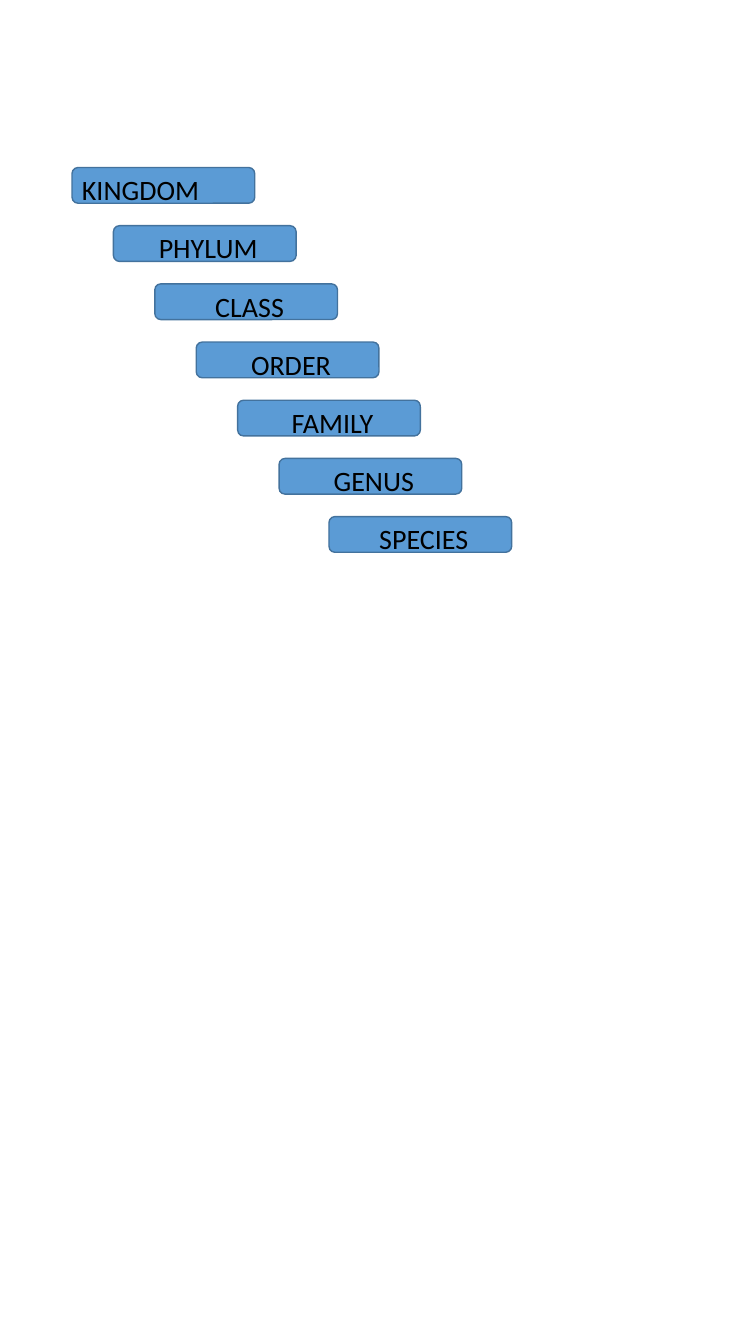
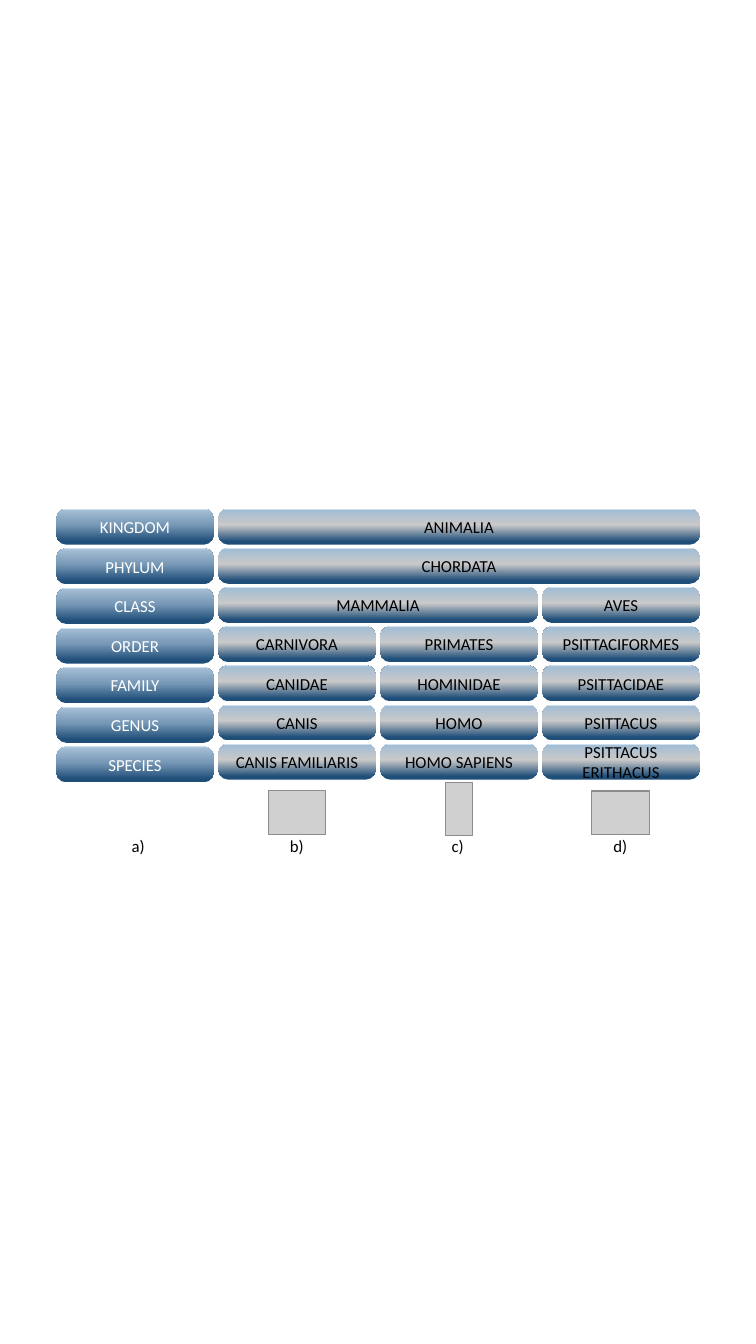
Before and after one commit to luismpaiva/dissertation-lmp, a slide deck: slide 2 of branches/inprocess/images/Apresentação2.pptx (slide 1 before the commit). Drawn at 756x1344 pixels with LibreOffice and Linux fonts; fonts in the diff are those of the drawing; grey boxes stand for pictures. Boxes give left, top, right and bottom in pixels: in the first picture for what was removed or moved away, otherwise in the second. Text is boxed around its words. In the diff, an @@ line names an element or a change of style, - is before the commit and + after.

```diff
--- a/branches/inprocess/images/Apresentação2.pptx
+++ b/branches/inprocess/images/Apresentação2.pptx
@@ rounded rectangle removed at box(72, 167, 254, 203) @@
@@ rounded rectangle removed at box(114, 226, 296, 261) @@
@@ rounded rectangle removed at box(155, 284, 338, 320) @@
@@ rounded rectangle removed at box(197, 342, 379, 377) @@
@@ rounded rectangle removed at box(238, 400, 420, 435) @@
@@ rounded rectangle removed at box(279, 459, 462, 494) @@
@@ rounded rectangle "KINGDOM": place and size @@
-rounded rectangle "KINGDOM" at box(82, 182, 199, 207)
+rounded rectangle "KINGDOM" at box(56, 509, 214, 545)
@@ rounded rectangle "KINGDOM" at box(56, 509, 214, 545): size 20 to 12 pt, text colour #000000 to #FFFFFF; alignment left to centre; vertical alignment top to middle; fill none to gradient #1F4E79 to #7798B6 to #A3BDD4 to #CEE1F2 @@
@@ rounded rectangle removed at box(329, 517, 511, 552) @@
@@ rounded rectangle "PHYLUM": place and size @@
-rounded rectangle "PHYLUM" at box(159, 240, 258, 265)
+rounded rectangle "PHYLUM" at box(56, 548, 214, 585)
@@ rounded rectangle "CLASS": place and size @@
-rounded rectangle "CLASS" at box(215, 299, 284, 323)
+rounded rectangle "CLASS" at box(56, 588, 214, 624)
@@ rounded rectangle "ORDER": place and size @@
-rounded rectangle "ORDER" at box(251, 357, 331, 382)
+rounded rectangle "ORDER" at box(56, 628, 214, 664)
@@ rounded rectangle "FAMILY": place and size @@
-rounded rectangle "FAMILY" at box(292, 415, 374, 440)
+rounded rectangle "FAMILY" at box(56, 667, 214, 704)
@@ rounded rectangle "GENUS": place and size @@
-rounded rectangle "GENUS" at box(334, 473, 414, 498)
+rounded rectangle "GENUS" at box(56, 707, 214, 743)
@@ size 20 to 12 pt, text colour #000000 to #FFFFFF; vertical alignment top to middle; fill none to gradient #1F4E79 to #7798B6 to #A3BDD4 to #CEE1F2 in 6 elements at box(56, 548, 214, 585), box(56, 588, 214, 624), box(56, 628, 214, 664), box(56, 667, 214, 704), box(56, 707, 214, 743), box(56, 747, 214, 783) @@
@@ rounded rectangle "SPECIES": place and size @@
-rounded rectangle "SPECIES" at box(379, 531, 468, 556)
+rounded rectangle "SPECIES" at box(56, 747, 214, 783)
@@ group added at box(132, 509, 700, 854): 16 rounded rectangles, 4 texts, 3 pictures @@
+HOMO SAPIENS
+HOMO
+HOMINIDAE
+PRIMATES
+CHORDATA
+ANIMALIA
+AVES
+PSITTACUS ERITHACUS
+PSITTACUS
+PSITTACIDAE
+PSITTACIFORMES
+MAMMALIA
+CANIS FAMILIARIS
+CANIS
+CANIDAE
+CARNIVORA
+b)
+c)
+d)
+a)
```
Also in this commit, not shown: 1 slide added, 8 other files.
